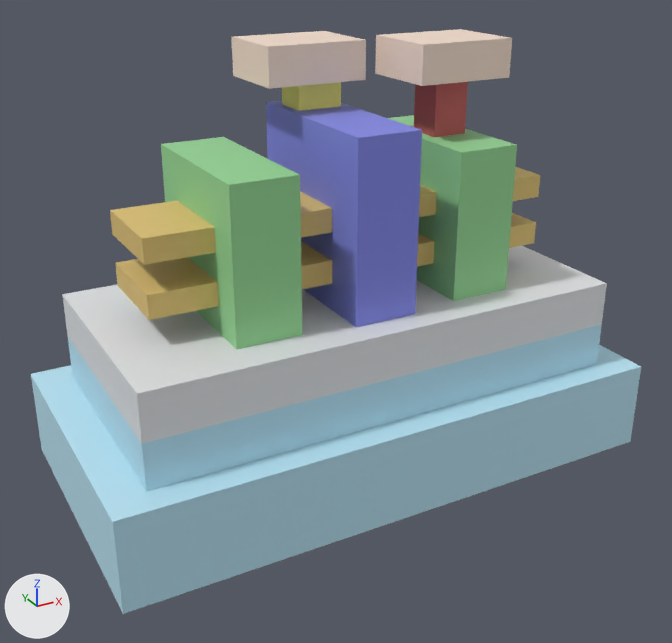
Two versions of the glTF model models/simp_ns.glb, one commit apart.
Rendered twice from a 50 mm lens placed at (-92.4, -166.9, 81.7), pointed at (-2.9, -4.2, 0.4). The axes (+X, +Y, +Z) are drawn at lower left. The lights are the same throughout. The first picture is the older version.

In view in the first picture: 'fox', 'm0_d', 'm0_g', 'md_drn', 'md_src', 'po', 'pwell', 'pwell_u', 'vd', 'vg', 'wsr1', 'wsr2' and 4 more.
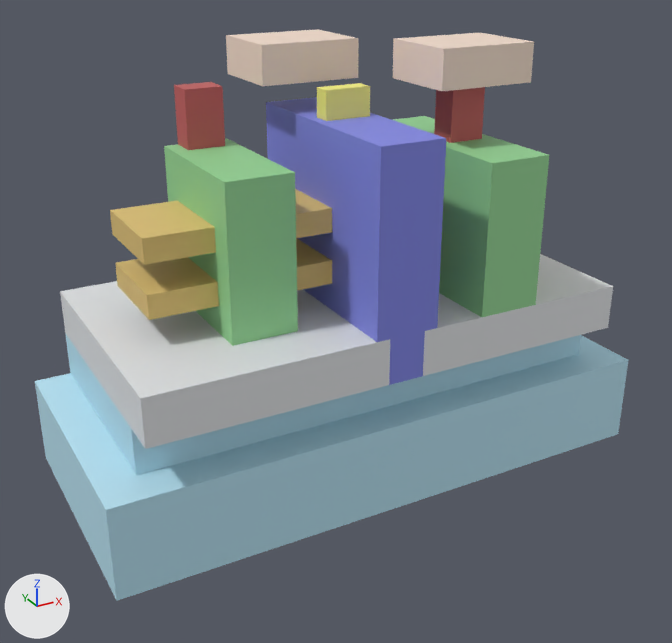
Diff of the bpy script that builds the scene:
```diff
--- a/models/simp_ns.glb.py
+++ b/models/simp_ns.glb.py
@@ me_pwell__pwell @@
-me_pwell__pwell.from_pydata(...)  # 8 vertices, 12 faces; spans x -62.0..62.0, y -32.0..32.0, z -34.0..-14.0
+me_pwell__pwell.from_pydata(...)  # 8 vertices, 12 faces; spans x -62.0..62.0, y -28.0..28.0, z -34.0..-14.0
+# me_pwell__pwell part 1: the whole mesh is scaled about its middle by (1, 0.875, 1)
 me_pwell__pwell.materials.append(mat_p_well)
@@ me_pwell_u__pwell @@
-me_pwell_u__pwell.from_pydata(...)  # 8 vertices, 12 faces; spans x -54.0..54.0, y -26.0..26.0, z -14.0..-4.0
+me_pwell_u__pwell.from_pydata(...)  # 8 vertices, 12 faces; spans x -54.0..54.0, y -20.0..28.0, z -14.0..-4.0
+# me_pwell_u__pwell part 2: the whole mesh is scaled about its middle by (1, 0.923, 1), then moved by (0.0, 4.0, 0.0)
 me_pwell_u__pwell.materials.append(mat_p_well)
@@ me_fox__fox @@
-me_fox__fox.from_pydata(...)  # 24 vertices, 48 faces; spans x -54.0..54.0, y -26.0..26.0, z -4.0..6.0
+me_fox__fox.from_pydata(...)  # 20 vertices, 36 faces; spans x -54.0..54.0, y -28.0..28.0, z -4.0..6.0
+# me_fox__fox part 3: 20 vertices removed from x -54.0..54.0, y -26.0..26.0, z -4.0..6.0; 16 vertices added at x -54.0..54.0, y -28.0..28.0, z -4.0..6.0
 me_fox__fox.materials.append(mat_sio2__field)
@@ me_md_src__md @@
-me_md_src__md.from_pydata(...)  # 8 vertices, 12 faces; spans x -32.0..-18.0, y -18.0..18.0, z 6.0..38.0
+me_md_src__md.from_pydata(...)  # 8 vertices, 12 faces; spans x -32.0..-18.0, y -16.0..16.0, z 6.0..38.0
+# me_md_src__md part 4: the whole mesh is scaled about its middle by (1, 0.889, 1)
 me_md_src__md.materials.append(mat_md)
@@ me_md_drn__md @@
-me_md_drn__md.from_pydata(...)  # 8 vertices, 12 faces; spans x 18.0..32.0, y -18.0..18.0, z 6.0..38.0
+me_md_drn__md.from_pydata(...)  # 8 vertices, 12 faces; spans x 18.0..32.0, y -28.0..16.0, z 6.0..38.0
+# me_md_drn__md part 5: the whole mesh is scaled about its middle by (1, 1.22, 1), then moved by (0.0, -6.0, 0.0)
 me_md_drn__md.materials.append(mat_md)
@@ me_po__po @@
-me_po__po.from_pydata(...)  # 40 vertices, 72 faces; spans x -7.0..7.0, y -20.0..20.0, z -4.0..44.0
+me_po__po.from_pydata(...)  # 40 vertices, 72 faces; spans x -7.0..7.0, y -28.0..20.0, z -4.0..44.0
+# me_po__po part 6
+for i in [9, 11, 13, 15, 33, 35, 37, 39]: me_po__po.vertices[i].co += Vector((0.0, -8.0, 0.0))
 me_po__po.materials.append(mat_po)
@@ me_vg__vg @@
-me_vg__vg.from_pydata(...)  # 8 vertices, 12 faces; spans x -5.0..5.0, y 8.0..16.0, z 44.0..50.0
+me_vg__vg.from_pydata(...)  # 8 vertices, 12 faces; spans x -5.0..5.0, y -4.0..0.0, z 44.0..50.0
+# me_vg__vg part 7: the whole mesh is scaled about its middle by (1, 0.5, 1), then moved by (0.0, -14.0, 0.0)
 me_vg__vg.materials.append(mat_vg)
@@ me_m0_d__m0 @@
-me_m0_d__m0.from_pydata(...)  # 8 vertices, 12 faces; spans x 14.0..36.0, y -9.0..9.0, z 50.0..58.0
+me_m0_d__m0.from_pydata(...)  # 8 vertices, 12 faces; spans x 14.0..36.0, y -16.0..2.0, z 50.0..58.0
+# me_m0_d__m0 part 8: the whole mesh is moved by (0.0, -7.0, 0.0)
 me_m0_d__m0.materials.append(mat_metal_0)
@@ me_m0_g__m0 @@
-me_m0_g__m0.from_pydata(...)  # 8 vertices, 12 faces; spans x -14.0..8.0, y 3.0..21.0, z 50.0..58.0
+me_m0_g__m0.from_pydata(...)  # 8 vertices, 12 faces; spans x -14.0..8.0, y 6.0..24.0, z 50.0..58.0
+# me_m0_g__m0 part 9: the whole mesh is moved by (0.0, 3.0, 0.0)
 me_m0_g__m0.materials.append(mat_metal_0)
@@ ob_vd @@
-ob_vd = bpy.data.objects.new('vd', me_vd__vd)
@@ ob_vd_drn @@
+ob_vd_drn = bpy.data.objects.new('vd_drn', me_vd_drn__vd)  # a box spanning x 21.0..29.0, y -10.0..-4.0, z 38.0..50.0; in mat_vd (red #c55d5d)
+ob_vd_drn.location = (0.0, 0.0, 0.0)
@@ ob_vd_gnd @@
+ob_vd_gnd = bpy.data.objects.new('vd_gnd', me_vd_gnd__vd)  # a box spanning x -29.0..-21.0, y 10.0..16.0, z 38.0..50.0; in mat_vd (red #c55d5d)
+ob_vd_gnd.location = (0.0, 0.0, 0.0)
```

Where the change shows, as pixel boxes (x1, y1, x2, y2) in the pictures (672 x 643 px; the box of a moved part takes in the faces that stretch with it):
'pwell', rescaled: before (31, 345, 641, 614); after (35, 335, 629, 601)
'fox', reshaped: before (62, 246, 607, 444); after (60, 254, 613, 449)
'po', reshaped: before (266, 101, 422, 327); after (266, 97, 446, 385)
'pwell_u', moved, rescaled: before (68, 325, 602, 492); after (65, 333, 581, 475)
'md_src', rescaled: before (161, 137, 303, 350); after (164, 139, 298, 346)
'md_drn', moved, rescaled (21% wider, 8% taller): before (388, 115, 517, 301); after (393, 116, 549, 317)
'm0_d', moved: before (375, 29, 512, 86); after (393, 33, 534, 91)
'm0_g', moved: before (231, 31, 366, 89); after (226, 29, 359, 86)
'vd_gnd', added (red): after (174, 82, 225, 150)
'vg', moved, rescaled: before (282, 82, 341, 111); after (317, 83, 370, 121)
'vd', deleted (red): before (414, 82, 468, 137)
'vd_drn', added (red): after (434, 87, 485, 143)
part 6 of me_po__po, moved or reshaped: before (342, 121, 422, 327); after (342, 121, 446, 385)
